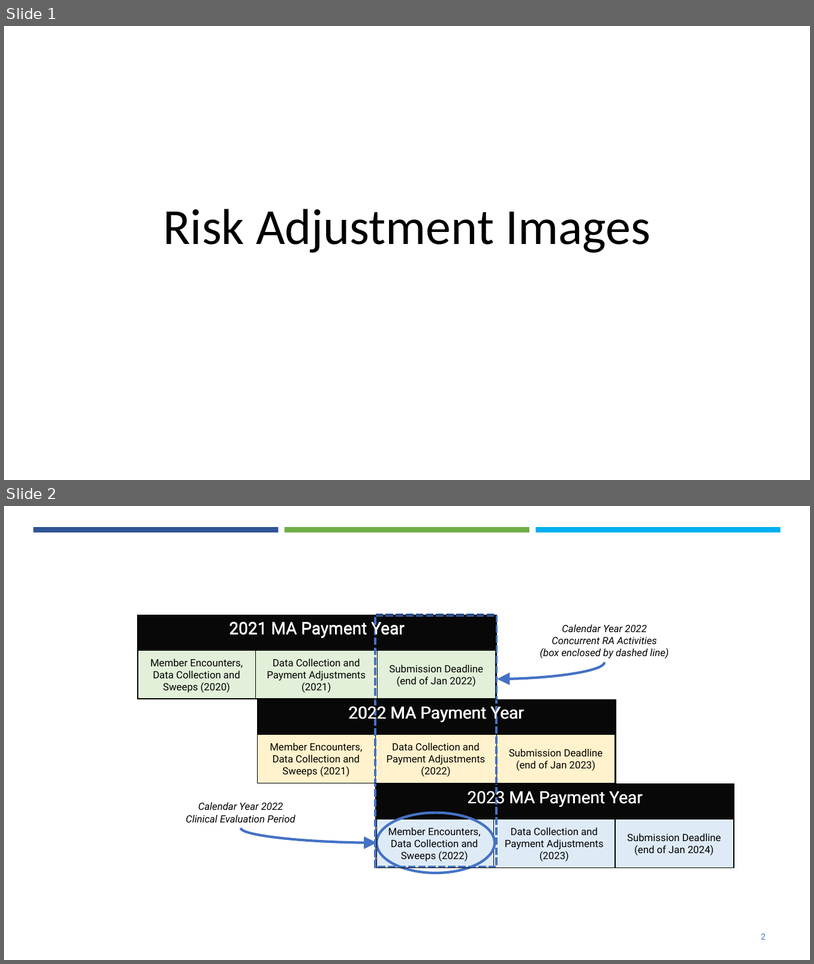
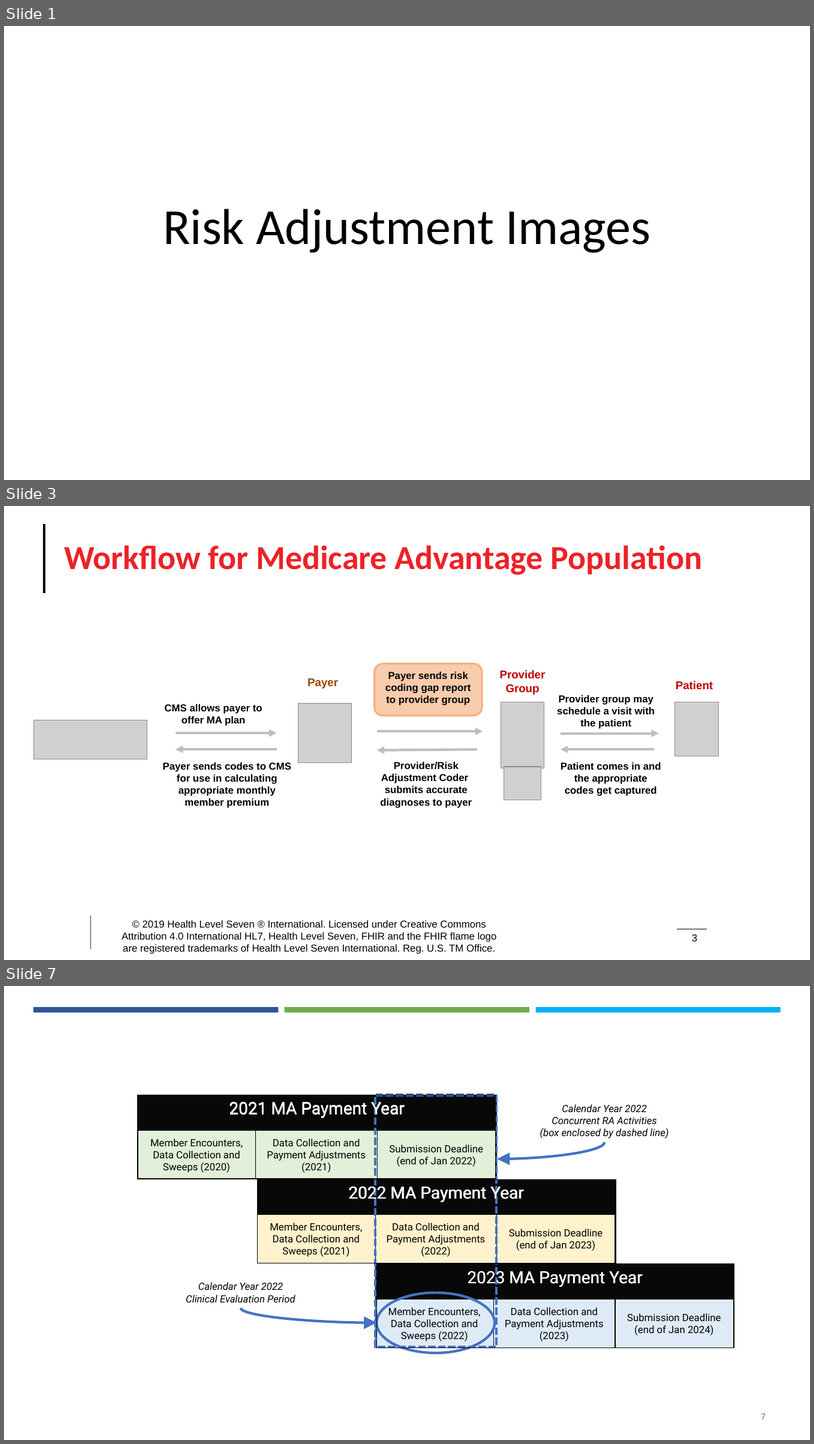
Before and after one commit to HL7/davinci-ra, a slide deck: input/images/Source/Risk Adjustment Images.pptx. Shown one above the other, each under a label of ours: slides 1 and 2 before the commit, slides 1, 3 and 7 after it; the slides between them are not shown. The pictures are 814x964 and 814x1444 pixels, drawn with LibreOffice and Linux fonts; fonts in the diff are those of the drawing; grey boxes stand for pictures; background and template pictures are left out. Boxes give left, top, right and bottom in pixels: in the first picture for what was removed or moved away, otherwise in the second. Text is boxed around its words. In the diff, an @@ line names an element or a change of style, - is before the commit and + after.

Commit message:
added new content to guidance resolution page updated coding gap type code system, source images.

```diff
--- a/input/images/Source/Risk Adjustment Images.pptx
+++ b/input/images/Source/Risk Adjustment Images.pptx
@@ slide 3 added at [4, 506, 810, 960], background #FFFFFF @@
@@ line added from (45, 524) to (45, 593), #000000 3.25 pt @@
@@ title added at [64, 545, 703, 575], 40 pt, text #EC2227, bold @@
+Workflow for Medicare Advantage Population
@@ rounded rectangle added at [375, 663, 483, 715], fill #F8CBAD, outline #F4B183 2.25 pt, 12 pt, text #000000, bold @@
+Payer sends risk coding gap report to provider group
@@ text added at [308, 678, 338, 688], 13.3 pt, text #984807, bold @@
+Payer
@@ text added at [500, 670, 546, 694], 13.3 pt, text #C00000, bold @@
+Provider Group
@@ text added at [676, 681, 713, 690], 13.3 pt, text #C00000, bold @@
+Patient
@@ picture added at [298, 703, 352, 762] @@
@@ picture added at [501, 702, 545, 768] @@
@@ text added at [557, 695, 656, 729], 12 pt, text #000000, bold @@
+Provider group may schedule a visit with the patient
@@ picture added at [675, 702, 719, 756] @@
@@ picture added at [33, 720, 147, 759] @@
@@ text added at [165, 704, 263, 726], 12 pt, text #000000, bold @@
+CMS allows payer to offer MA plan
@@ arrow added from (176, 733) to (277, 733), #BFBFBF 3 pt @@
@@ arrow added from (377, 731) to (483, 731), #BFBFBF 3 pt @@
@@ arrow added from (561, 733) to (659, 733), #BFBFBF 3 pt @@
@@ arrow added from (277, 749) to (176, 749), #BFBFBF 3 pt @@
@@ arrow added from (477, 749) to (377, 750), #BFBFBF 3 pt @@
@@ arrow added from (654, 749) to (561, 749), #BFBFBF 3 pt @@
@@ text added at [163, 762, 291, 808], 12 pt, text #000000, bold @@
+Payer sends codes to CMS for use in calculating appropriate monthly member premium
@@ text added at [380, 762, 472, 808], 12 pt, text #000000, bold @@
+Provider/Risk Adjustment Coder
+submits accurate diagnoses to payer
@@ picture added at [504, 767, 542, 800] @@
@@ text added at [561, 762, 662, 796], 12 pt, text #000000, bold @@
+Patient comes in and the appropriate codes get captured
@@ line added from (90, 915) to (90, 949), #3D3029 0.5 pt @@
@@ text added at [122, 920, 497, 954], 12 pt, text #000000 @@
+© 2019 Health Level Seven ® International. Licensed under Creative Commons Attribution 4.0 International HL7, Health Level Seven, FHIR and the FHIR flame logo are registered trademarks of Health Level Seven International. Reg. U.S. TM Office.
@@ line added from (677, 929) to (708, 929), #000000 1 pt @@
@@ page number added at [692, 934, 698, 941], 12 pt, text #000000 @@
+3
@@ what was slide 2 is now slide 7 @@
@@ page number at [761, 1413, 766, 1419]: text changed @@
-2
+7
```
Also in this commit, not shown: 4 other slides added, 12 other files.
